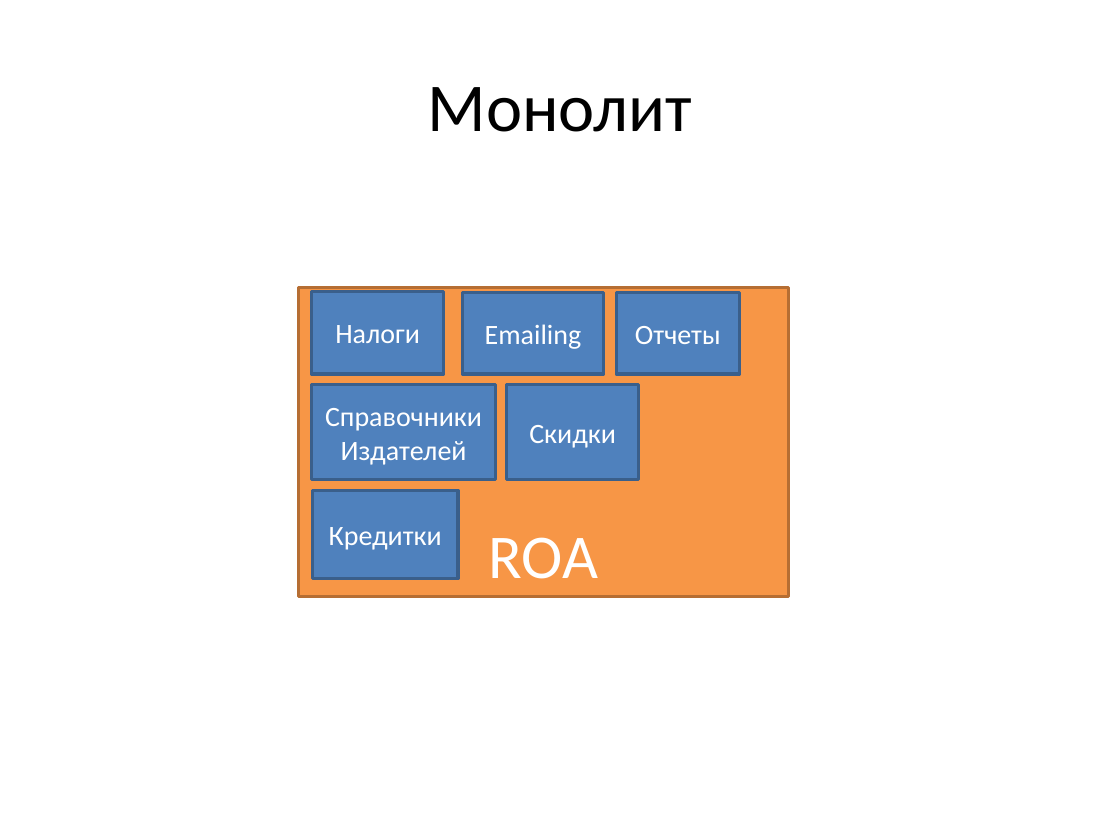
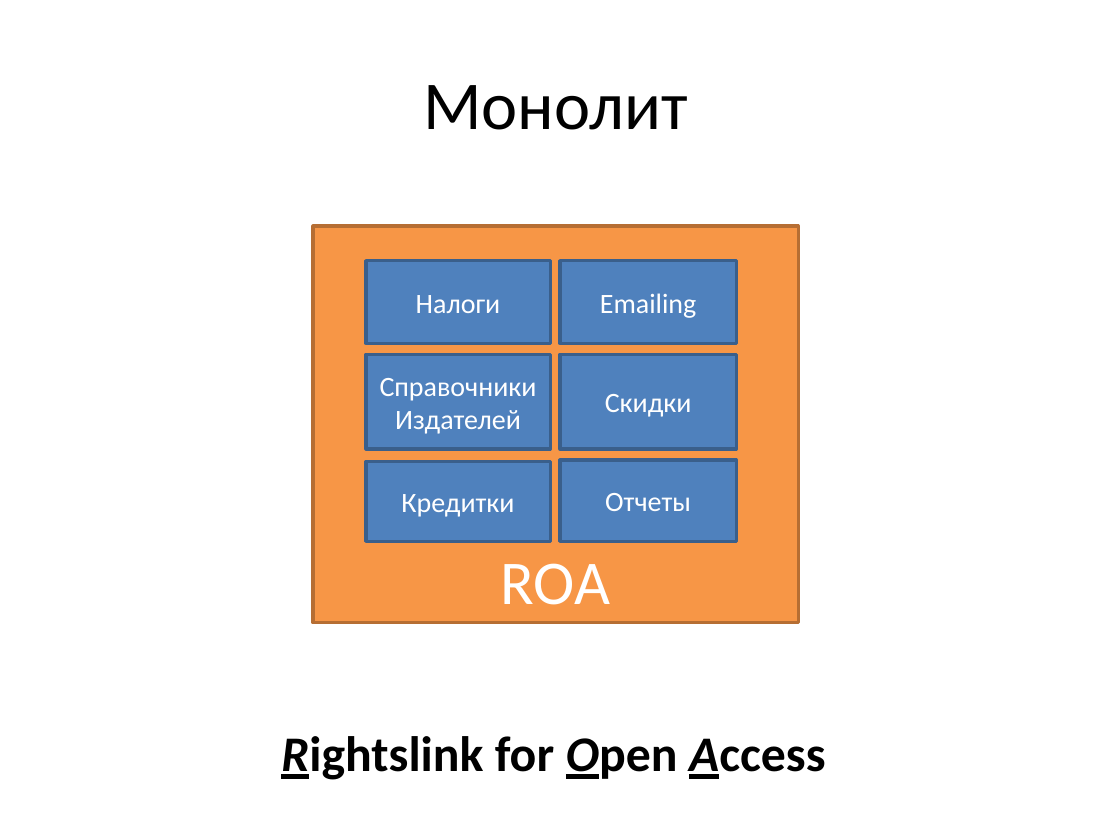
Before and after one commit to vitali-kviatkouski/personal, a slide deck: slide 5 of Microservices.pptx (slide 4 before the commit). Drawn at 1120x840 pixels with LibreOffice and Linux fonts; fonts in the diff are those of the drawing. Boxes give left, top, right and bottom in pixels: in the first picture for what was removed or moved away, otherwise in the second. Text is boxed around its words. In the diff, an @@ line names an element or a change of style, - is before the commit and + after.

```diff
--- a/Microservices.pptx
+++ b/Microservices.pptx
@@ title "Монолит": place and size @@
-title "Монолит" at [428,87,692,132]
+title "Монолит" at [423,85,687,130]
@@ rectangle "ROA": place and size @@
-rectangle "ROA" at [298,288,788,597]
+rectangle "ROA" at [314,226,799,623]
@@ rectangle "Налоги": place and size @@
-rectangle "Налоги" at [311,291,444,374]
+rectangle "Налоги" at [366,261,550,344]
@@ rectangle "Emailing": place and size @@
-rectangle "Emailing" at [463,292,604,374]
+rectangle "Emailing" at [560,261,736,344]
@@ rectangle "Справочники Издателей": place and size @@
-rectangle "Справочники Издателей" at [311,385,495,480]
+rectangle "Справочники Издателей" at [366,354,550,449]
@@ rectangle "Скидки": place and size @@
-rectangle "Скидки" at [506,385,638,480]
+rectangle "Скидки" at [560,354,736,449]
@@ rectangle "Кредитки": place and size @@
-rectangle "Кредитки" at [312,491,458,579]
+rectangle "Кредитки" at [366,461,550,541]
@@ rectangle "Отчеты": place and size @@
-rectangle "Отчеты" at [616,292,739,374]
+rectangle "Отчеты" at [560,460,736,542]
@@ text added at [281,736,826,780], 32 pt, text #000000, bold @@
+Rightslink for Open Access
```
Also in this commit, not shown: 12 other slides changed, 2 slides added, 2 slides removed.
